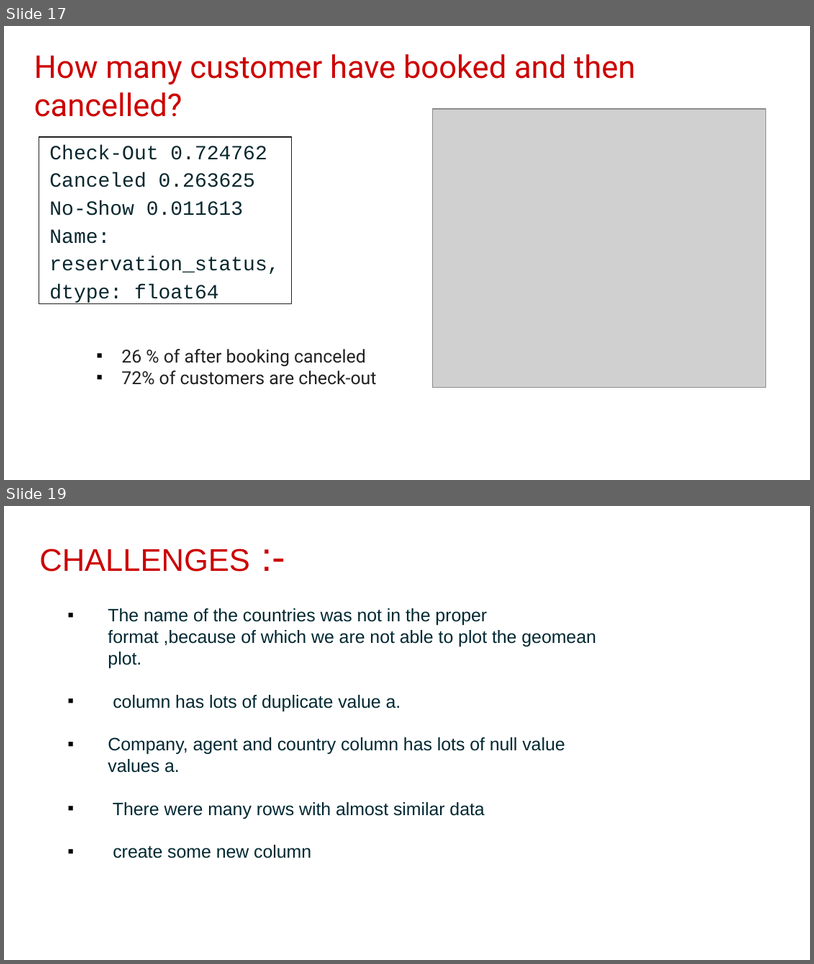
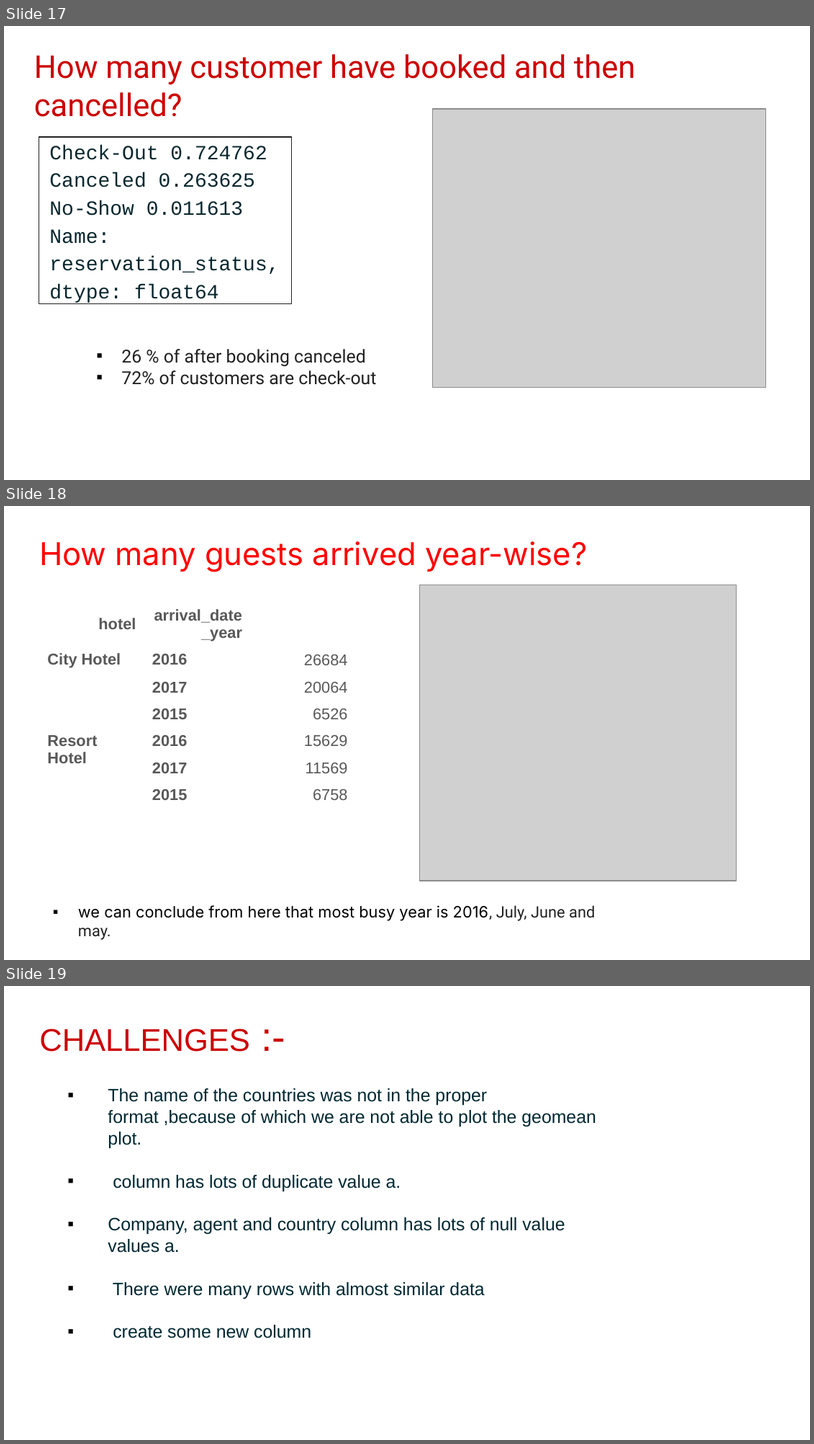
Before and after one commit to debashishdas40/-Hotel-Booking-EDA-data-analysis, a slide deck: Capstone Project_Hotel Booking Analysis_EDA analysis_Presentation.pptx. Shown one above the other, each under a label of ours: slides 17 and 19 before the commit, slides 17, 18 and 19 after it; the slides between them are not shown. The pictures are 814x964 and 814x1444 pixels, drawn with LibreOffice and Linux fonts; fonts in the diff are those of the drawing; grey boxes stand for pictures; background and template pictures are left out. Boxes give left, top, right and bottom in pixels: in the first picture for what was removed or moved away, otherwise in the second. Text is boxed around its words. In the diff, an @@ line names an element or a change of style, - is before the commit and + after.

```diff
--- a/Capstone Project_Hotel Booking Analysis_EDA analysis_Presentation.pptx
+++ b/Capstone Project_Hotel Booking Analysis_EDA analysis_Presentation.pptx
@@ slide 18 added at (4, 506, 810, 960), background #FFFFFF @@
@@ title added at (39, 541, 587, 572), 28 pt, text #FF0000 @@
+How many guests arrived year-wise?
@@ picture added at (420, 585, 736, 880) @@
@@ table added at (39, 601, 356, 808), 7 rows, 3 columns @@
+hotel | arrival_date_year | 
+City Hotel | 2016 | 26684
+ | 2017 | 20064
+ | 2015 | 6526
+Resort Hotel | 2016 | 15629
+ | 2017 | 11569
+ | 2015 | 6758
@@ text added at (78, 905, 595, 939), 14 pt, text #000000 @@
+▪ we can conclude from here that most busy year is 2016, July, June and may.
```
Also in this commit, not shown: 4 slides changed, 1 slide removed, 3 other files.
